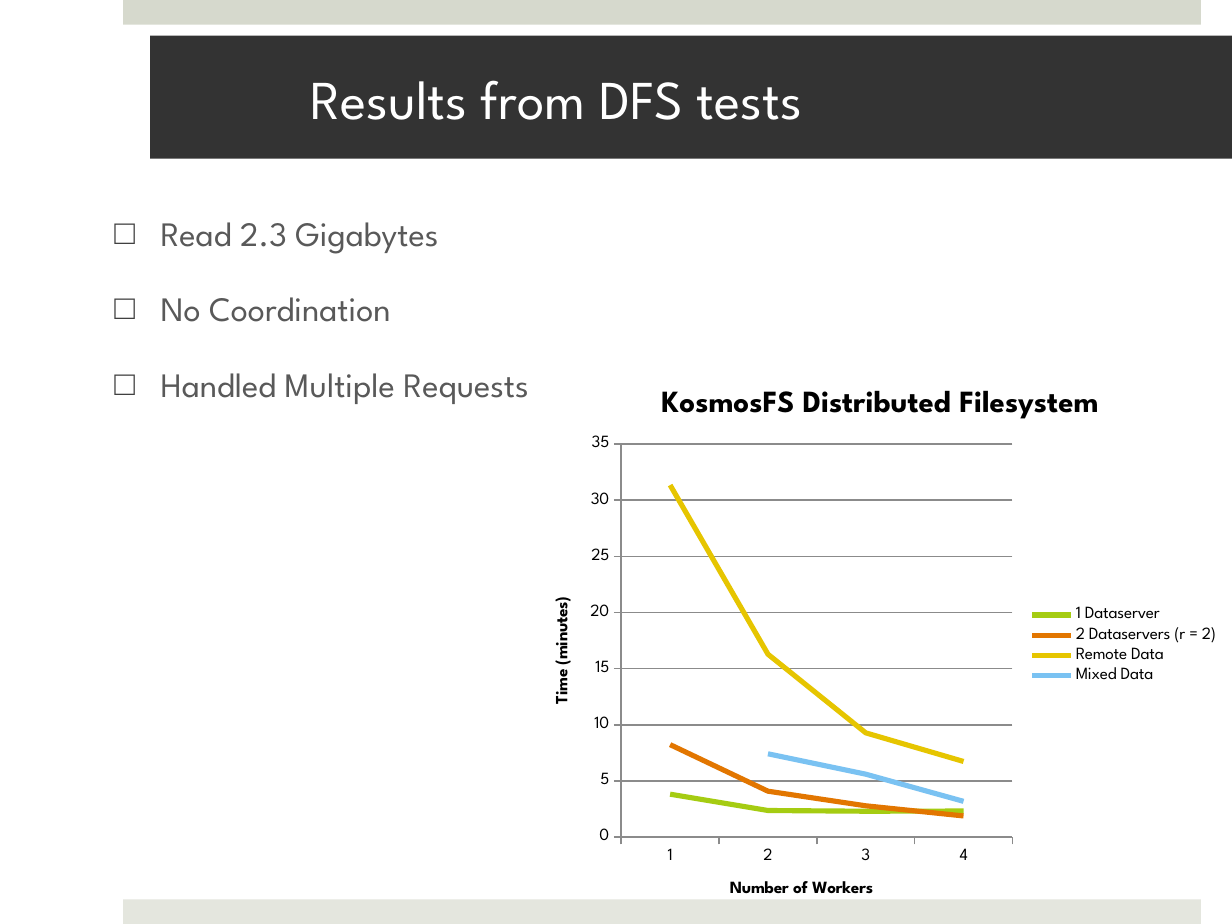
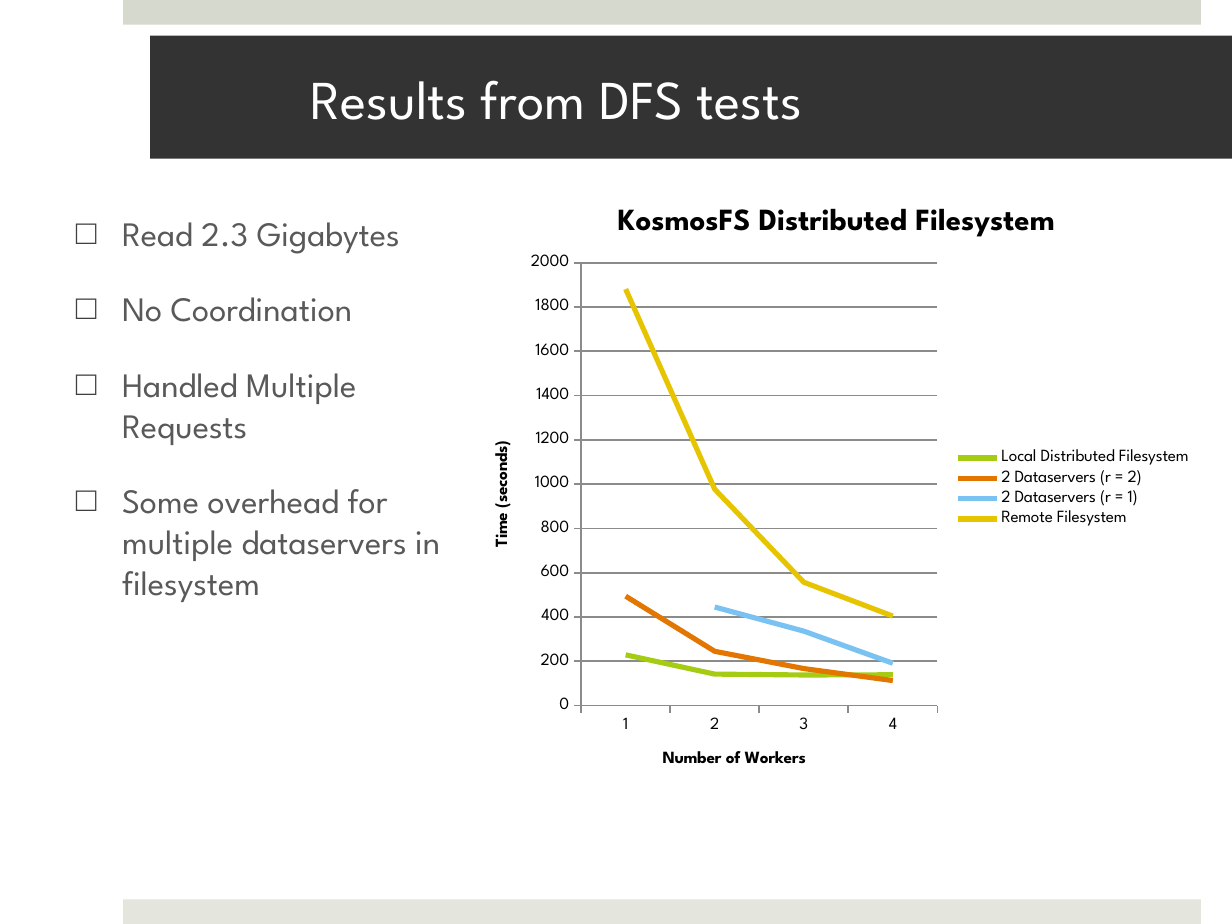
Before and after one commit to saga-project/saga-cpp-legacy-projects, a slide deck: slide 14 of papers/data_intensive/eScience09/RoyalSocietyPresentation.pptx (slide 11 before the commit). Drawn at 1232x924 pixels with LibreOffice and Linux fonts; fonts in the diff are those of the drawing; background and template pictures are left out. Boxes give left, top, right and bottom in pixels: in the first picture for what was removed or moved away, otherwise in the second. Text is boxed around its words. In the diff, an @@ line names an element or a change of style, - is before the commit and + after.

Commit message:
Changed presentation  (waiting on Chris' results)

```diff
--- a/papers/data_intensive/eScience09/RoyalSocietyPresentation.pptx
+++ b/papers/data_intensive/eScience09/RoyalSocietyPresentation.pptx
@@ text "Read 2.3 Gigabytes": place and size @@
-text "Read 2.3 Gigabytes" at [161, 222, 528, 404]
+text "Read 2.3 Gigabytes" at [122, 222, 440, 602]
@@ line chart at [468, 184, 1204, 793] @@
-1 Dataserver: 4, 2, 2, 2
+Local Distributed Filesystem: 230, 140, 140, 140
-2 Dataservers (r = 2): 8, 4, 3, 2
+2 Dataservers (r = 2): 490, 240, 170, 110
-Remote Data: 31, 16, 9, 7
+2 Dataservers (r = 1): -, 450, 340, 190
@@ colour of 2 Dataservers (r = 1) #E4C402 to #7DC1EF @@
-Mixed Data: -, 7, 6, 3
+Remote Filesystem: 1880, 980, 560, 400
@@ colour of Remote Filesystem #7DC1EF to #E4C402 @@
@@ value axis title "Time (minutes)" to "Time (seconds)" @@
@@ line chart: place and size @@
-line chart at [529, 367, 1232, 924]
+line chart at [468, 184, 1204, 793]
@@ text at [122, 489, 440, 602]: paragraph added @@
+□ Some overhead for multiple dataservers in filesystem
```
Also in this commit, not shown: 7 other slides changed, 5 slides added, 2 slides removed, 1 other file.
